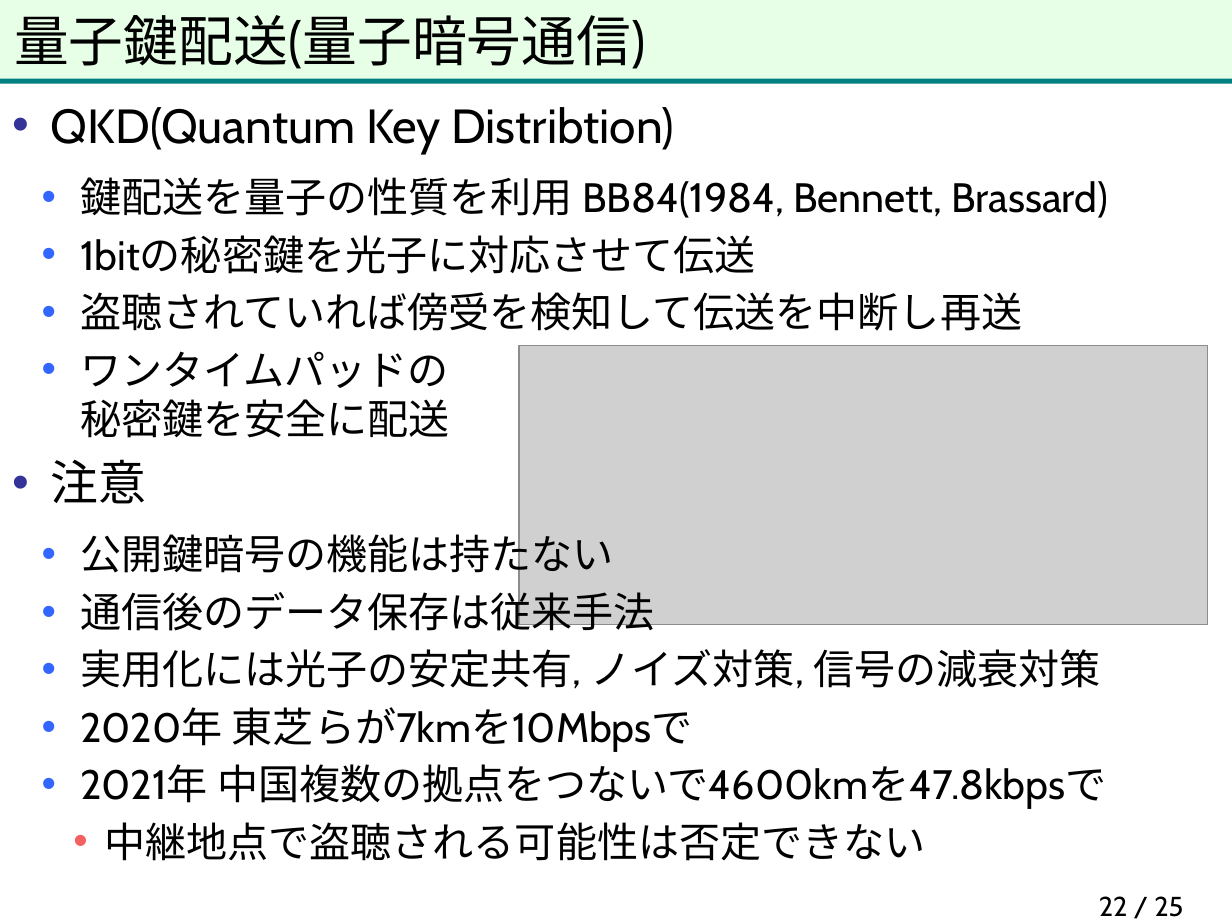
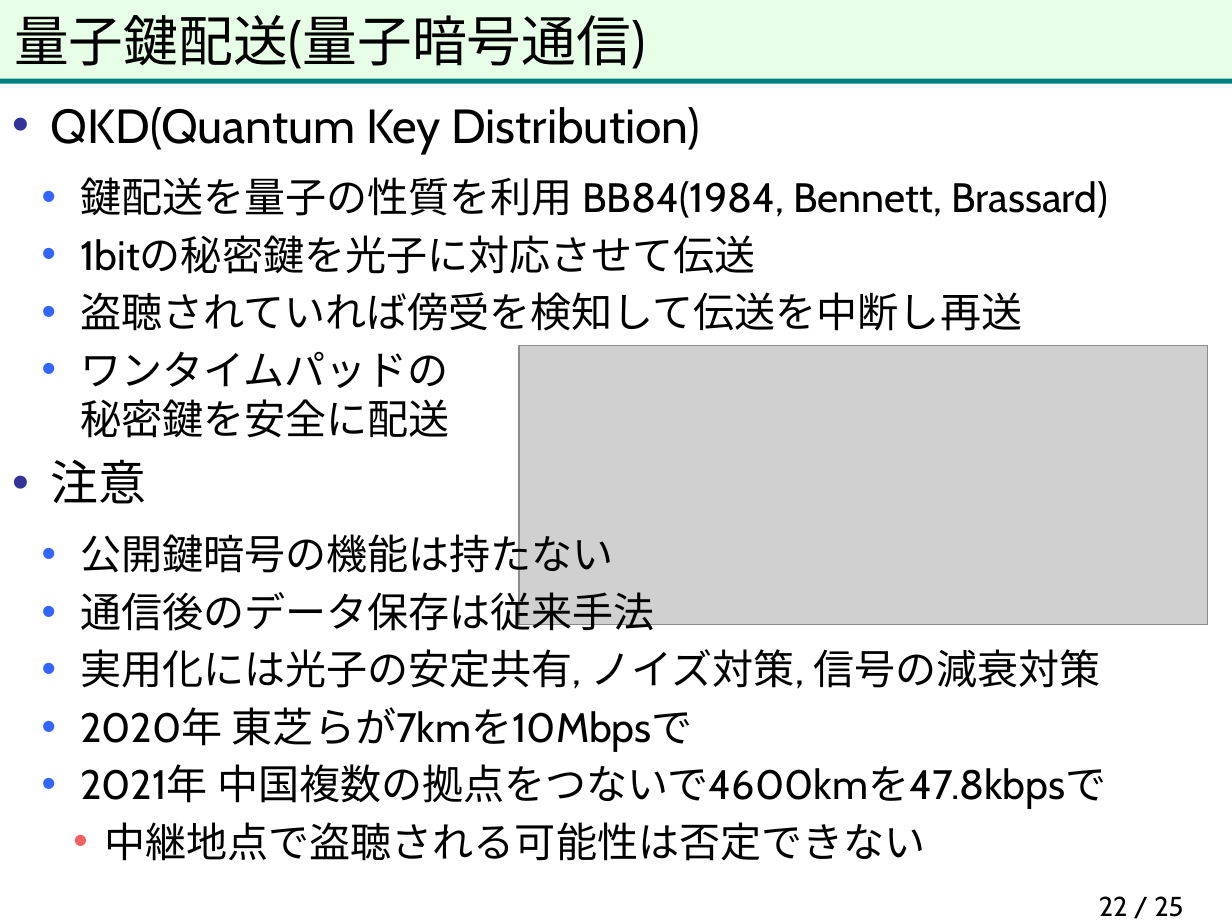
Before and after one commit to herumi/anninbon, a slide deck: slide 22 of lec/anninbon12.pptx. Drawn at 1232x924 pixels with LibreOffice and Linux fonts; fonts in the diff are those of the drawing; grey boxes stand for pictures; background and template pictures are left out. Boxes give left, top, right and bottom in pixels: in the first picture for what was removed or moved away, otherwise in the second. Text is boxed around its words. In the diff, an @@ line names an element or a change of style, - is before the commit and + after.

Commit message:
fix typo

```diff
--- a/lec/anninbon12.pptx
+++ b/lec/anninbon12.pptx
@@ text at <box>51,107,699,154</box>: text changed @@
-• QKD(Quantum Key Distribtion)
+• QKD(Quantum Key Distribution)
```
Also in this commit, not shown: 1 other slide changed.
